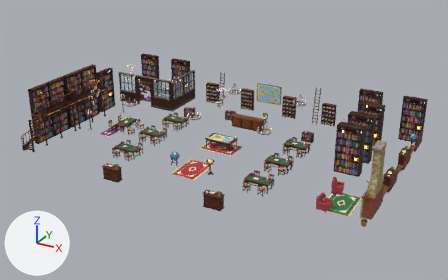
The glTF model art/town/shops/shop_library_interior.gltf: old version first, new version second.
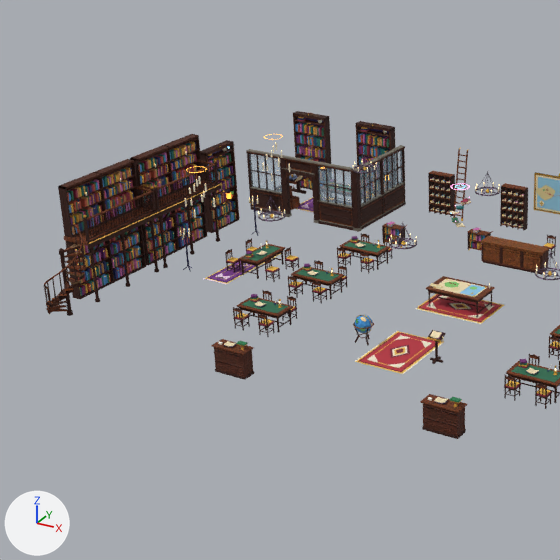
Old and new are each drawn whole from a 50 mm lens placed at (23.2, -32.1, 21.7), pointed at (0.5, 9.2, 1.0) and again close up on the part from 0% to 60% of the width and 0% to 96% of the height. Every picture has the same lights, and +X, +Y and +Z are marked at lower left. The last two pictures show the newer version. Objects named as collision shapes, trigger or cutter boxes, shadow casters or lower levels of detail are left out. Vertices at exactly the same position are counted once.

Objects in the first close-up: 'shop_library_interior'.
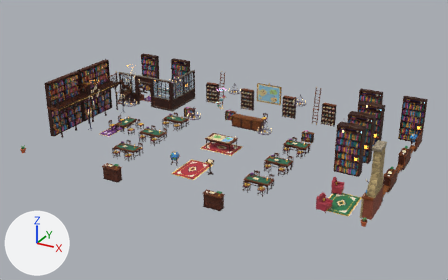
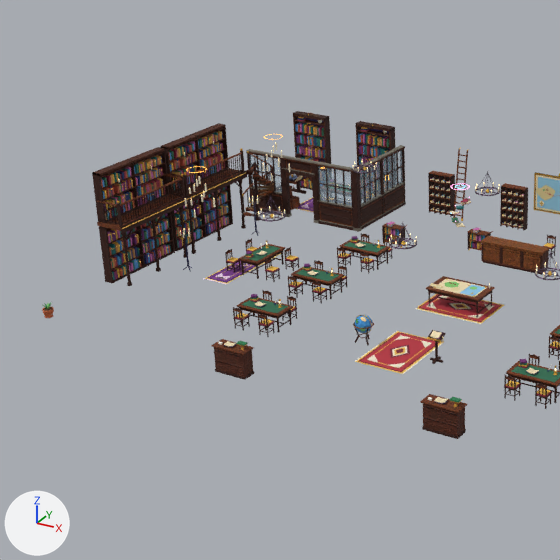
Changed parts and their boxes (x1, y1, x2, y2) in the close-ups (560 x 560 px; the box of a moved part takes in the faces that stretch with it):
'shop_library_interior', reshaped
    before: (44, 111, 560, 439)
    after: (42, 111, 560, 439)
part 1 of me_p17, deleted
    before: (44, 144, 240, 316)
part 2 of me_p17, moved or reshaped
    before: (44, 134, 239, 314)
    after: (42, 123, 274, 318)
part 3 of me_p17, surface changed
    both: (105, 144, 202, 278)
part 4 of me_p17, recoloured
    both: (105, 144, 202, 271)

Edits to the bpy script that builds the scene:
```text
Change me_p17:
    used by ob_shop_library_interior; location = (0.0, 0.0, 0.0)
    remove me_p17.from_pydata(...)  # 55780 vertices, 91288 faces; spans x -14.6..14.5, y 0.3..19.1, z 0.1..5.2
    add me_p17.from_pydata(...)  # 54685 vertices, 89706 faces; spans x -14.6..14.5, y 0.3..19.1, z 0.1..5.2
    me_p17 part 1: 445 loose pieces with 4202 vertices, spanning x -14.5..-12.5, y 0.6..13.4, z 0.1..4.8, are deleted
    me_p17 part 2: 681 vertices moved within x -14.5..-13.2, y 0.8..12.9, z 0.1..4.9; 2455 vertices removed from x -14.5..-13.2, y 0.7..13.4, z 0.1..4.9; 5562 vertices added at x -14.5..-12.5, y 0.7..14.7, z 0.1..4.9
    me_p17 part 3: 953 kept faces spanning x -14.4..-13.2, y 4.8..12.3, z 0.1..4.7 get new texture (UV) coordinates
    me_p17 part 4: 1108 kept faces spanning x -14.4..-14.1, y 4.8..12.3, z 0.1..4.7 get new vertex colours
    other edits to the shape of me_p17 do not show in these pictures
```
